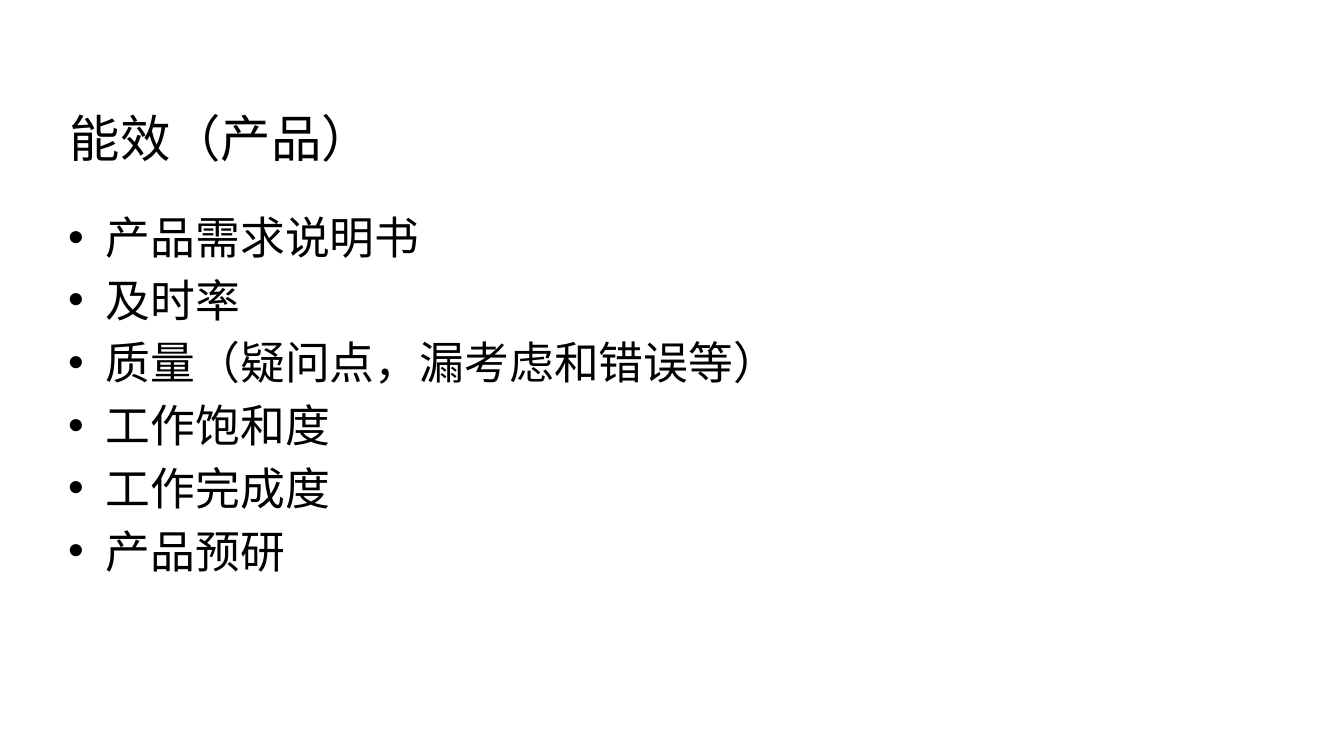
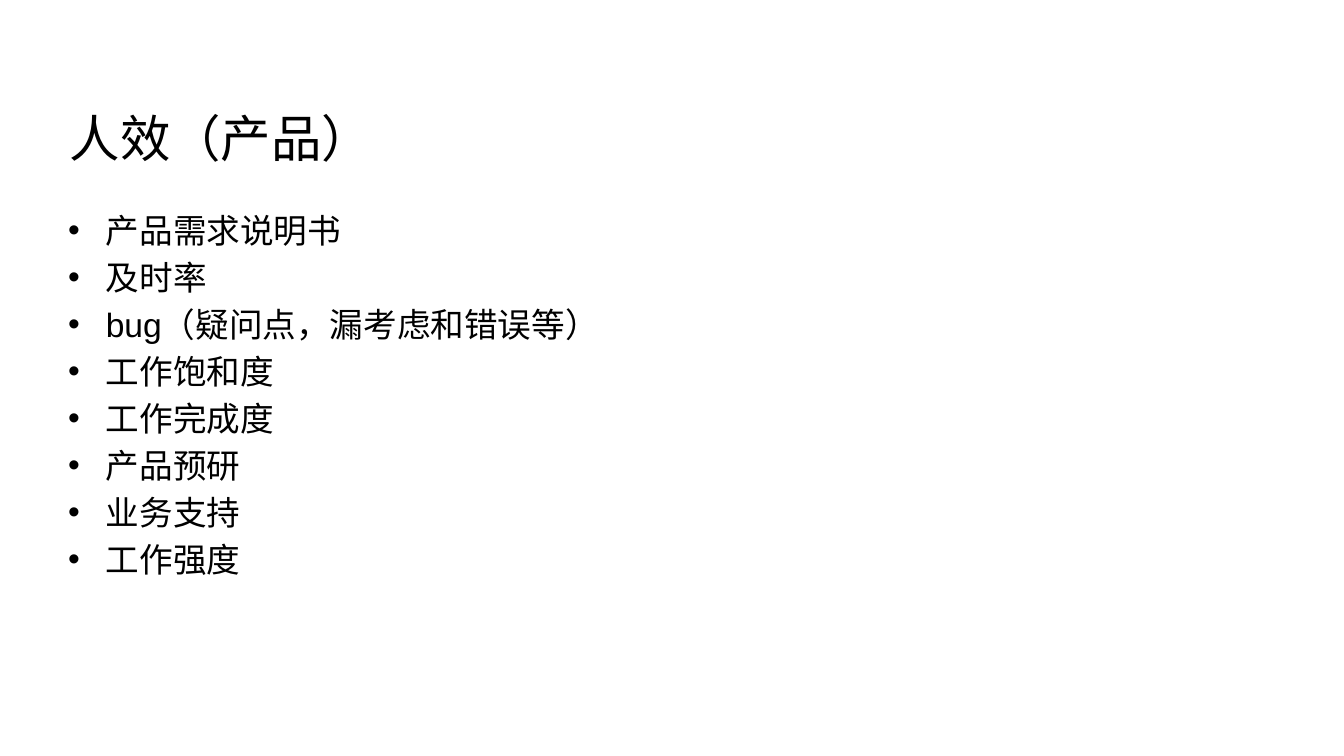
Before and after one commit to Wang-Ray/Wang-Ray.github.io, a slide deck: slide 17 of assets/attachment/关于软件架构 - v2.pptx (slide 18 before the commit). Drawn at 1344x756 pixels with LibreOffice and Linux fonts; fonts in the diff are those of the drawing; background and template pictures are left out. Boxes give left, top, right and bottom in pixels: in the first picture for what was removed or moved away, otherwise in the second. Text is boxed around its words. In the diff, an @@ line names an element or a change of style, - is before the commit and + after.

```diff
--- a/assets/attachment/关于软件架构 - v2.pptx
+++ b/assets/attachment/关于软件架构 - v2.pptx
@@ title at (70,114,372,162): text changed @@
-能效（产品）
+人效（产品）
@@ text at (106,215,341,481): size 32 to 24 pt in "产品需求说明书", "及时率", "工作饱和度", "工作完成度" and 1 more places; less space between paragraphs @@
@@ text at (106,310,599,344): text changed; size 32 to 24 pt @@
-• 质量（疑问点，漏考虑和错误等）
+• bug（疑问点，漏考虑和错误等）
@@ text at (106,496,240,575): paragraphs added @@
+• 业务支持
+• 工作强度
```
Also in this commit, not shown: 5 other slides changed, 1 slide removed, 1 other file.
